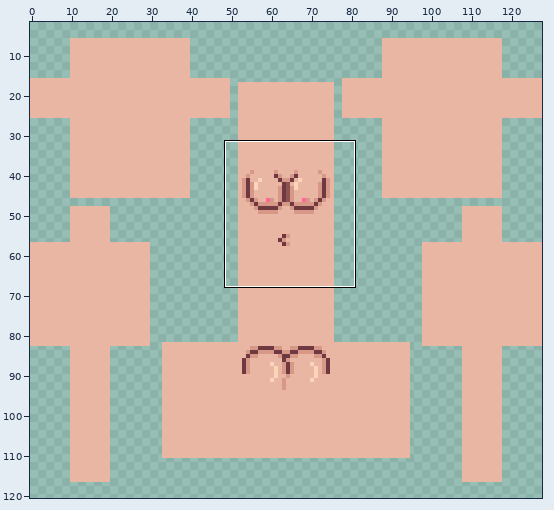
Pixel-art file: 设计与资源/模型/角色/character_skin_1.aseprite. The picture above shows the old version from afar; the outline marks the close-up.
Close-up. The starting point:
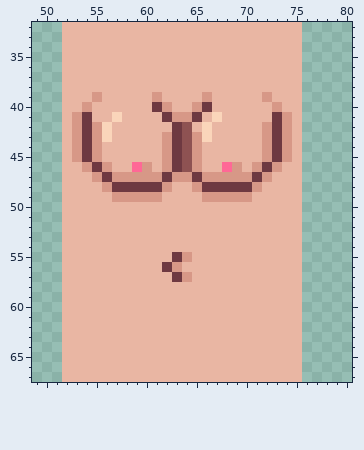
128x128 pixels, 1 frame. Shown: x 49..80, y 32..67. The wide view leaves out empty margins.
And afterwards:
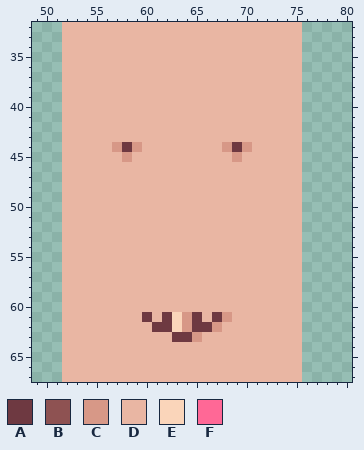
Palette (. is transparent): A #6e3941  B #8e5252  C #d79887  D #e9b6a3  E #fad5ba  F #ff6896
What changed:
layer "woman" now hidden
layer "man" added
Layer "man":
The edit turns colour D into colour A in row 44 at x 58 and 69; in row 61 at x 60, 62, 65 and 67; in row 62 at x 61 to 62 and 65 to 66; in row 63 at x 63 to 64.
The edit turns colour D into colour C in row 44 at x 57, 59, 68 and 70; in row 45 at x 58 and 69; in row 61 at x 64 and 68; in row 62 at x 64 and 67; in row 63 at x 65.
The edit turns colour A into colour D in row 40 at x 61 and 66; in row 41 at x 54, 62, 65 and 73; in rows 42 to 45 at x 54, 63 and 73; in row 46 at x 55, 63 and 72; in row 47 at x 56, 62, 65 and 71; in row 48 at x 57 to 61 and 66 to 70.
The edit turns colour A into colour D in row 55 at x 63; in row 56 at x 62; in row 57 at x 63.
The edit turns colour B into colour D in rows 42 to 46 at x 64.
The edit turns colour C into colour D in row 39 at x 55, 61, 66 and 72; in row 40 at x 54, 62, 65 and 73; in row 41 at x 53, 63 to 64 and 74; in row 42 at x 53, 55, 72 and 74; in rows 43 to 45 at x 53, 55, 62, 65, 72 and 74; in row 46 at x 54, 56, 60, 62, 65, 69, 71 and 73.
The edit turns colour C into colour D in row 47 at x 55, 57 to 61, 63 to 64, 66 to 70 and 72; in row 48 at x 56, 62, 65 and 71; in row 49 at x 57 to 61 and 66 to 70; in row 55 at x 64; in row 56 at x 63; in row 57 at x 64.
The edit turns colour E into colour D in row 41 at x 57 and 67; in rows 42 to 43 at x 56 and 66.
The edit turns colour F into colour D in row 46 at x 59 and 68.
The edit turns colour D into colour E in rows 61 to 62 at x 63.
Changed places in both close-ups, as pixel boxes (x1, y1, x2, y2):
changed: (72, 92, 292, 202)
changed: (142, 252, 232, 342)
